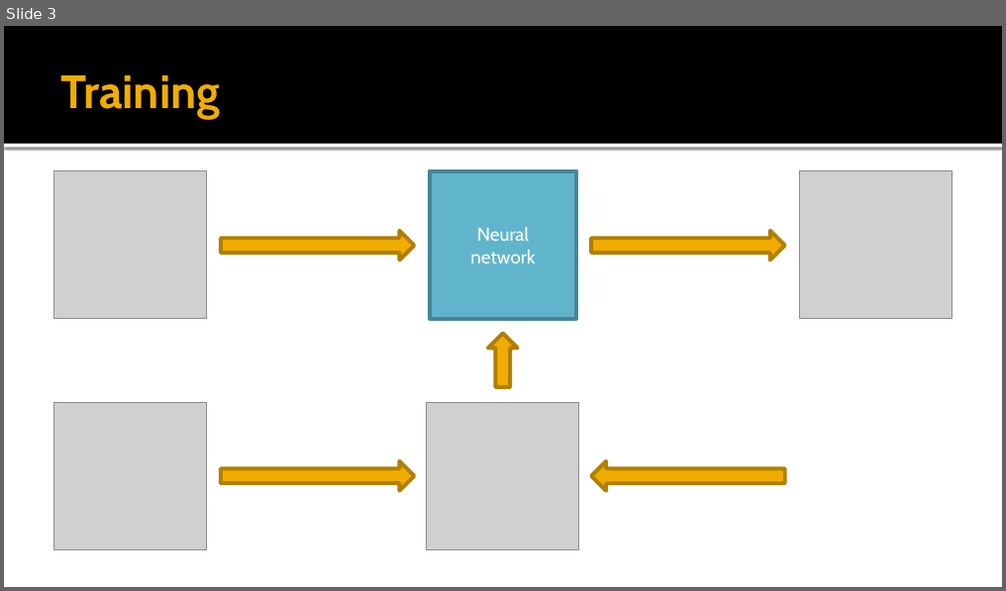
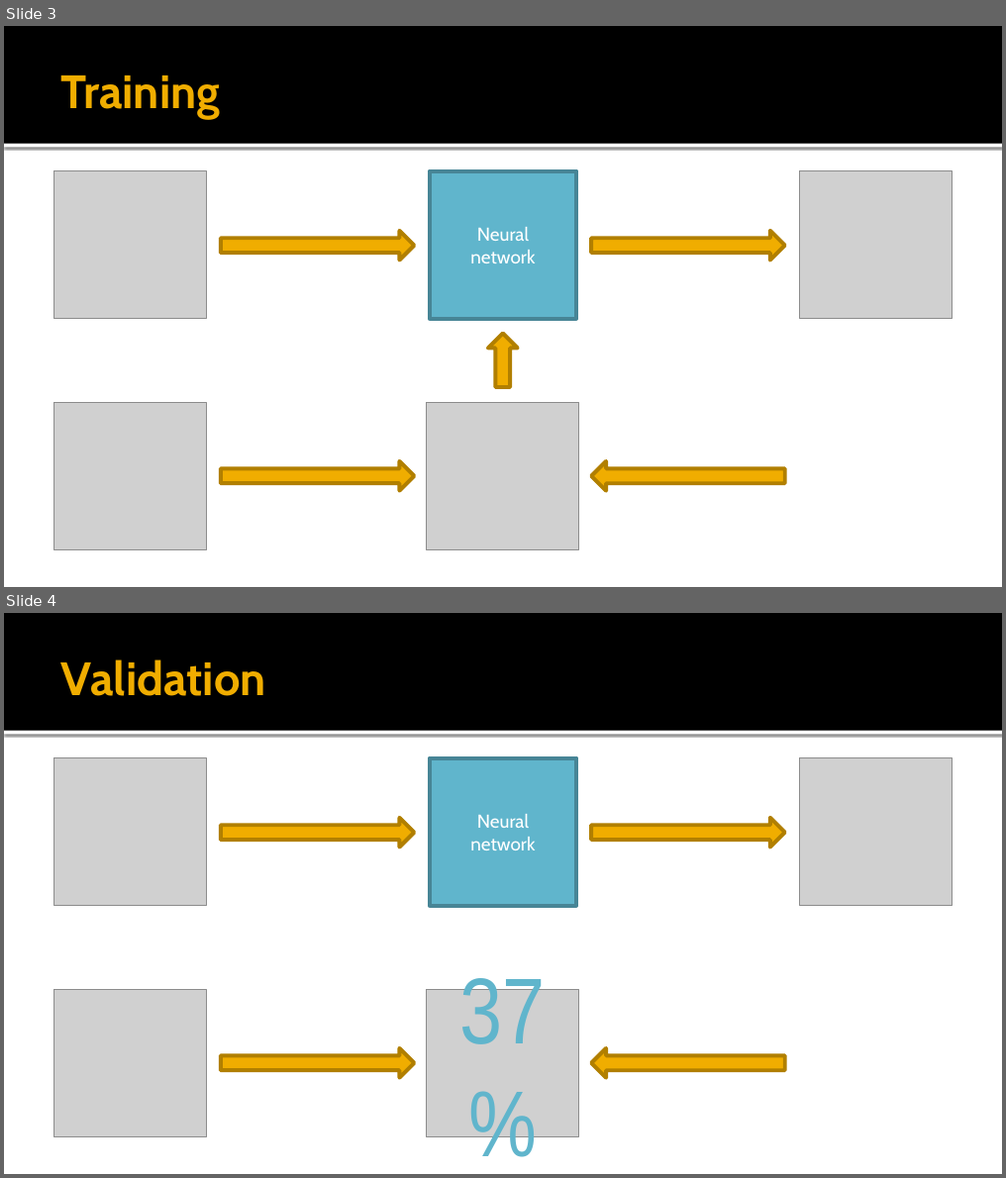
Before and after one commit to Saritus/bachelor-thesis, a slide deck: docs/Anfangspräsentation.pptx. Shown one above the other, each under a label of ours: slide 3 before the commit, slides 3 and 4 after it. The pictures are 1006x591 and 1006x1178 pixels, drawn with LibreOffice and Linux fonts; fonts in the diff are those of the drawing; grey boxes stand for pictures. Boxes give left, top, right and bottom in pixels: in the first picture for what was removed or moved away, otherwise in the second. Text is boxed around its words. In the diff, an @@ line names an element or a change of style, - is before the commit and + after.

Commit message:
Add validation explanation

```diff
--- a/docs/Anfangspräsentation.pptx
+++ b/docs/Anfangspräsentation.pptx
@@ slide 4 added at [4, 613, 1002, 1174], background #FFFFFF; not listed: 2 template elements that a slide beside it also shows @@
@@ title added at [61, 660, 266, 696], 45 pt, text #F0AD00, bold @@
+Validation
@@ picture added at [54, 759, 206, 906] @@
@@ rectangle added at [430, 759, 576, 906], fill #60B5CC, outline #478697 3.78 pt, 18 pt, text #FFFFFF @@
+Neural
+network
@@ picture added at [800, 759, 952, 906] @@
@@ right arrow added at [221, 818, 414, 848], fill #F0AD00, outline #B28000 3.78 pt @@
@@ right arrow added at [592, 818, 785, 848], fill #F0AD00, outline #B28000 3.78 pt @@
@@ text added at [460, 968, 546, 1045], 90 pt, text #60B5CC @@
+37%
@@ picture added at [54, 989, 206, 1137] @@
@@ picture added at [427, 989, 580, 1137] @@
@@ right arrow added at [221, 1049, 414, 1078], fill #F0AD00, outline #B28000 3.78 pt @@
@@ right arrow added at [592, 1049, 785, 1078], fill #F0AD00, outline #B28000 3.78 pt @@
```
